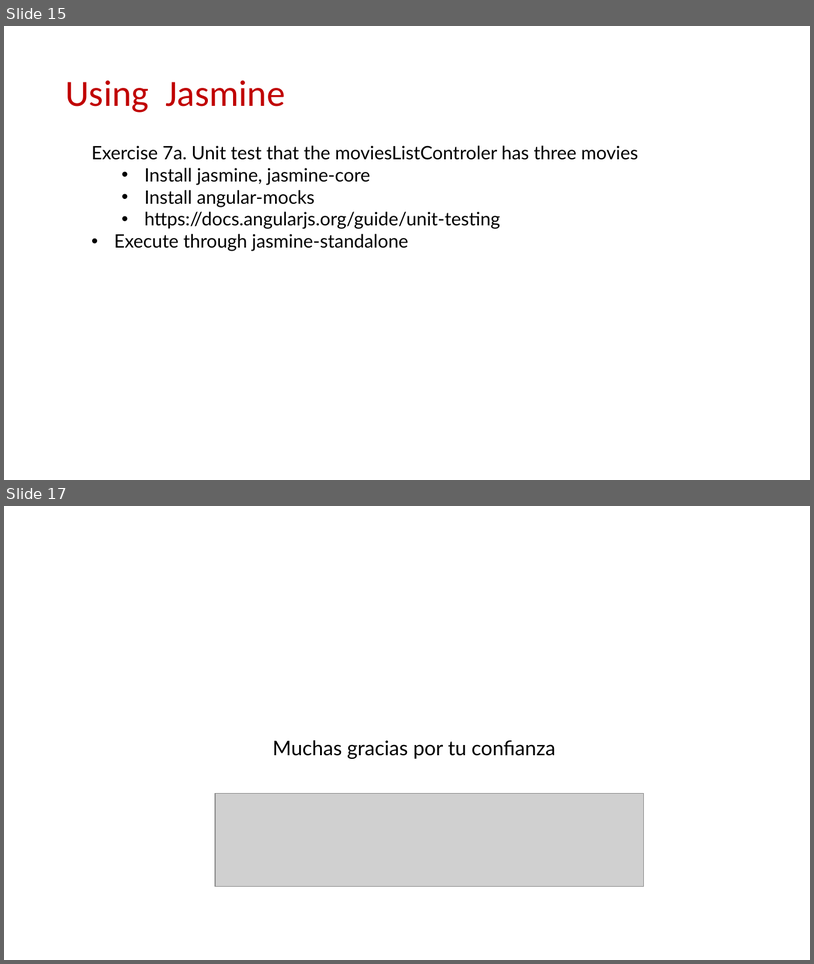
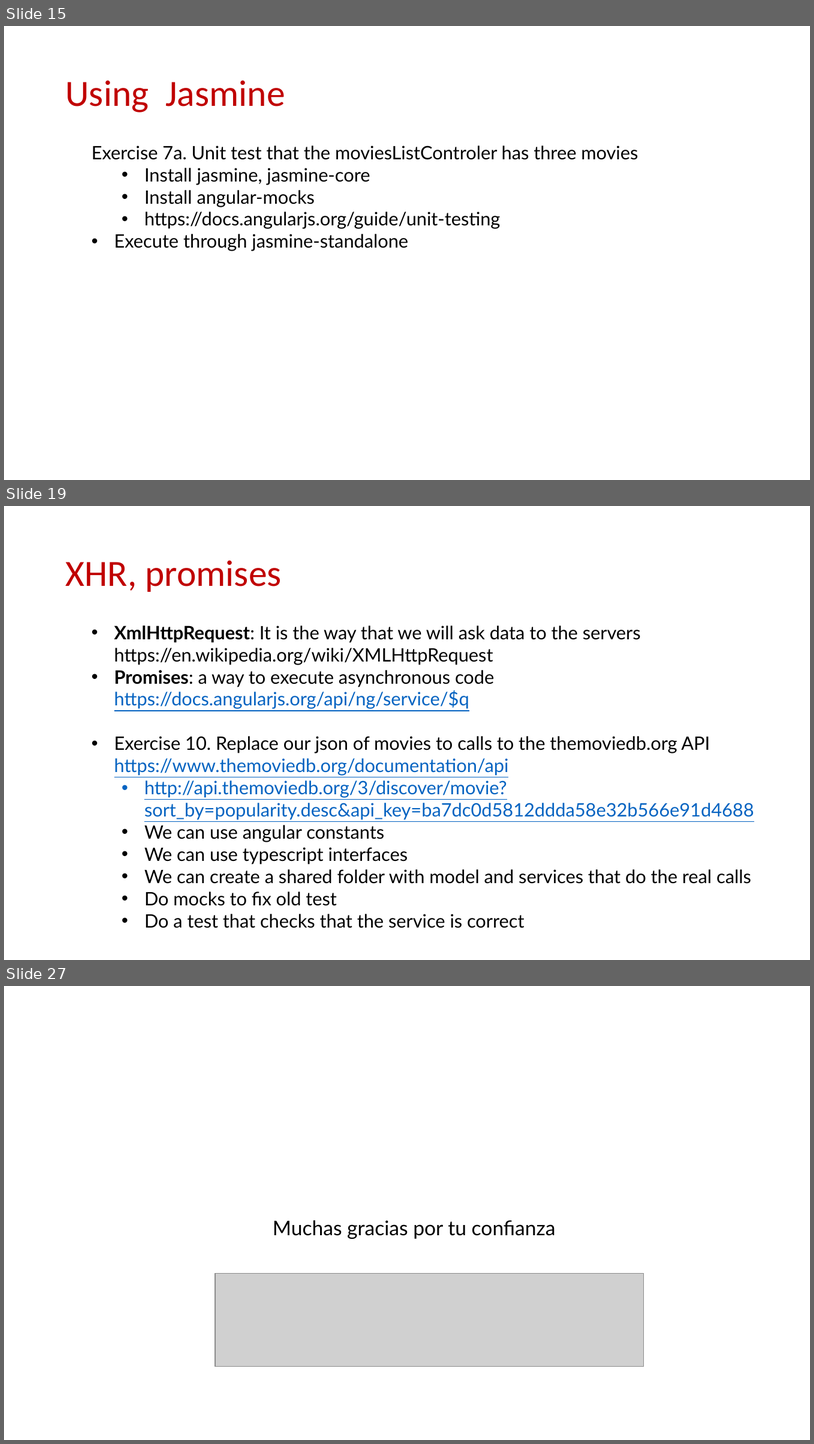
Before and after one commit to Robert-Freire/movie-browser, a slide deck: resume.pptx. Shown one above the other, each under a label of ours: slides 15 and 17 before the commit, slides 15, 19 and 27 after it; the slides between them are not shown. The pictures are 814x964 and 814x1444 pixels, drawn with LibreOffice and Linux fonts; fonts in the diff are those of the drawing; grey boxes stand for pictures; background and template pictures are left out. Boxes give left, top, right and bottom in pixels: in the first picture for what was removed or moved away, otherwise in the second. Text is boxed around its words. In the diff, an @@ line names an element or a change of style, - is before the commit and + after.

```diff
--- a/resume.pptx
+++ b/resume.pptx
@@ slide 19 added at [4, 506, 810, 960], background #FFFFFF @@
@@ title added at [65, 560, 281, 592], 44 pt, text #C00000 @@
+XHR, promises
@@ text added at [114, 625, 755, 928], 22 pt, text #000000 @@
+• XmlHttpRequest: It is the way that we will ask data to the servers https://en.wikipedia.org/wiki/XMLHttpRequest
+• Promises: a way to execute asynchronous code https://docs.angularjs.org/api/ng/service/$q
+• Exercise 10. Replace our json of movies to calls to the themoviedb.org API https://www.themoviedb.org/documentation/api
+  • http://api.themoviedb.org/3/discover/movie?sort_by=popularity.desc&api_key=ba7dc0d5812ddda58e32b566e91d4688
+  • We can use angular constants
+  • We can use typescript interfaces
+  • We can create a shared folder with model and services that do the real calls
+  • Do mocks to fix old test
+  • Do a test that checks that the service is correct
@@ what was slide 17 is now slide 27 @@
```
Also in this commit, not shown: 1 slide changed, 9 other slides added, 1 other file.
